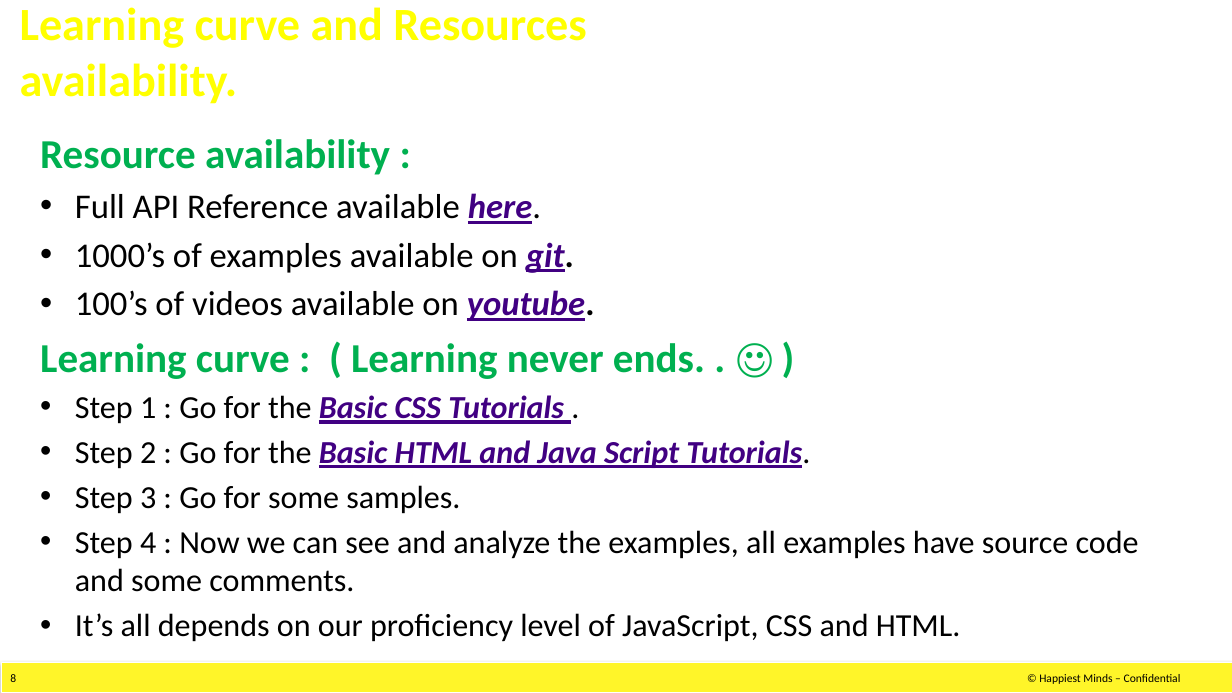
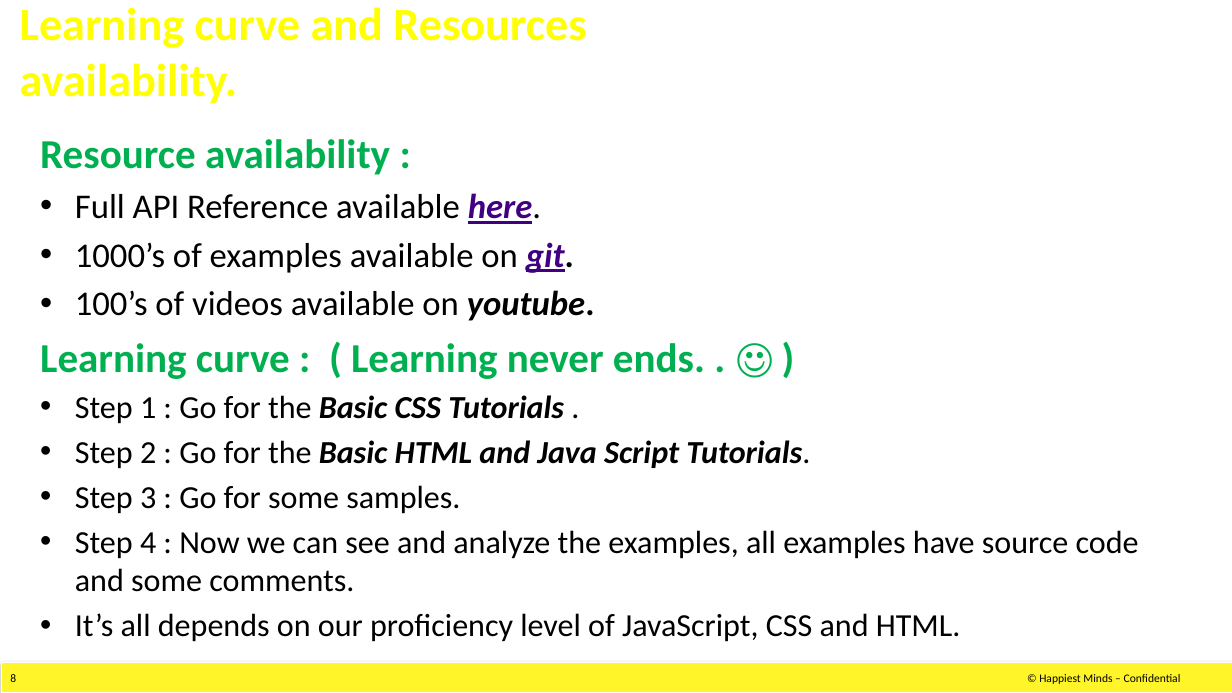
Before and after one commit to ImSraone/Bootstrap, a slide deck: slide 8 of PPT/D3JS HM Session.pptx. Drawn at 1232x693 pixels with LibreOffice and Linux fonts; fonts in the diff are those of the drawing; background and template pictures are left out. Boxes give left, top, right and bottom in pixels: in the first picture for what was removed or moved away, otherwise in the second. Text is boxed around its words. In the diff, an @@ line names an element or a change of style, - is before the commit and + after.

```diff
--- a/PPT/D3JS HM Session.pptx
+++ b/PPT/D3JS HM Session.pptx
@@ text at <box>75,290,810,469</box>: text colour #410082 to #000000, underline off in "youtube.", "Basic CSS Tutorials", "Basic HTML and Java Script Tutorials." @@
```
Also in this commit, not shown: 1 other slide changed, 8 other files.
